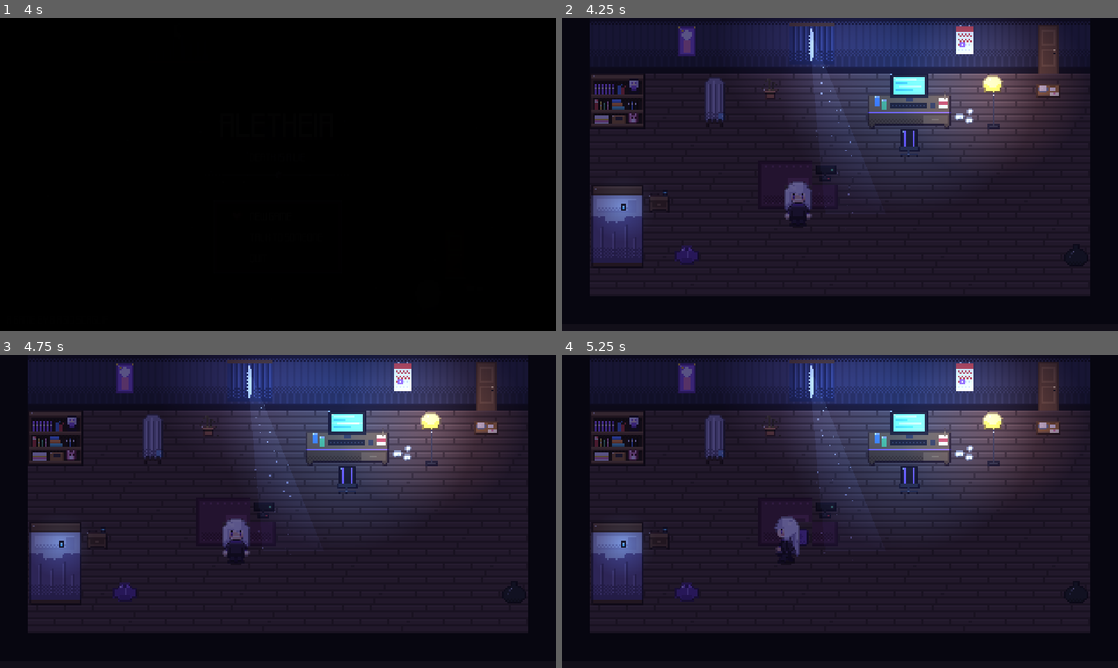
Above: before the commit, frames 1-4 (two rows, left to right).
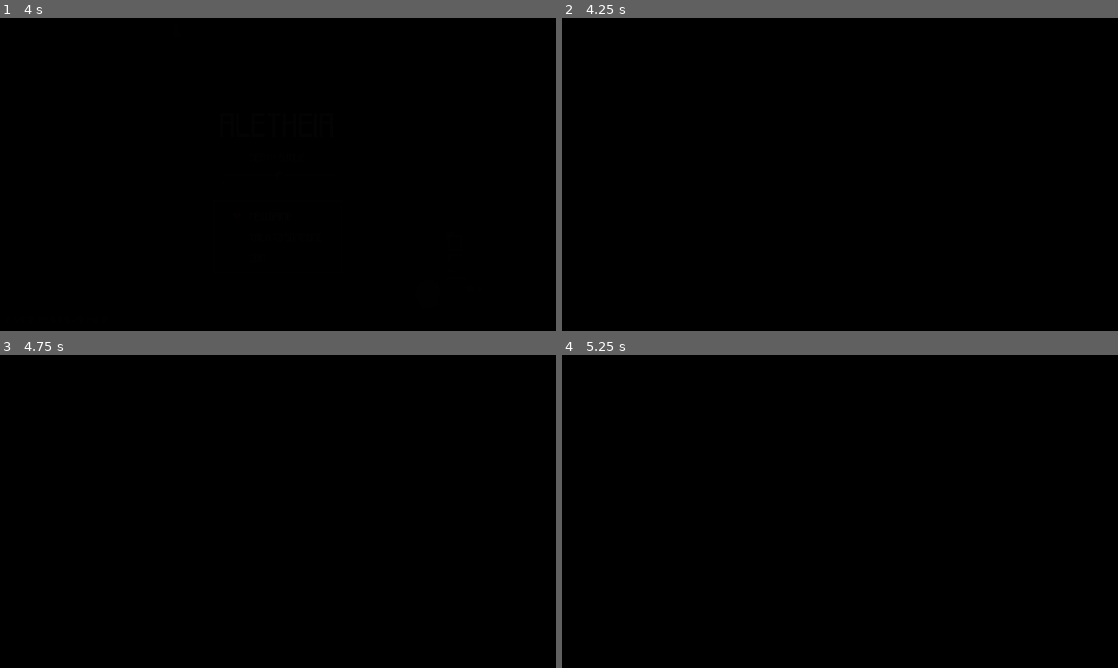
Above: after the commit, the same moments.

Repository: biagio-scaglia/game-dev-appunti
Game: Godot game, scene res://studio_intro/studio_intro.tscn
Two runs of this game, one before a commit and one after it. Both use one fixed random seed, a clock stepped at 60 frames per second and the inputs below. Sound files missing from this copy of the repository are replaced by a short silence.
Inputs (mouse positions are in pixels of both pictures, inside the frame that each line leads up to):
- Up to frame 1 (4 s): tap Enter (ui_accept) at 0.5, 0.77, 2 s; move the mouse to (400, 158) at 0.52 s; hold D 0.53-1.25 s; tap Shift at 0.6 s; click (400, 158) at 0.67 s; drag from (166, 190) to (250, 237) at 1.27 s; move the mouse to (333, 105) at 2.02 s; hold D 2.03-2.75 s; tap J at 2.1 s; click "New Game" at 2.75 s; click "New Game" at 3.5 s
- Up to frame 2 (4.25 s): no input
- Up to frame 3 (4.75 s): drag from (250, 574) to (111, 464) at 4.27 s
- Up to frame 4 (5.25 s): move the mouse to (1006, 558) at 5.02 s; hold A (move_left, bound only before the commit) from 5.03 s (still down); tap Tab (sword_stage, bound only before the commit) at 5.1 s

Frame 1 is identical in both runs. In frame 2, 81% of the frame differs, in the area x 0-100%, y 0-100%; in frame 3, 81%; in frame 4, 81%.

Commit message:
Titolo: New Game passa dalla cutscene, Continue no

Diff:
--- a/stanza/title/title_screen.gd
+++ b/stanza/title/title_screen.gd
@@ -6,8 +6,8 @@
 ## La prima volta che si gioca, prima di tutto, l'avviso sui contenuti (care_note.gd). Poi
 ## dal nero compaiono la scena, il titolo e il sottotitolo, poi il menu:
 ## Continue (solo se c'è un salvataggio) / New Game / Talk to Someone / Quit.
-## Un tasto durante l'apparizione la salta. New Game e Continue: dissolvenza al nero, poi
-## la stanza. Talk to Someone: la pagina coi numeri d'aiuto. Quit: lo schermo si rompe
+## Un tasto durante l'apparizione la salta. New Game: dissolvenza al nero, la cutscene
+## (opening/), poi la stanza. Continue: dissolvenza al nero, poi la stanza. Talk to Someone: la pagina coi numeri d'aiuto. Quit: lo schermo si rompe
 ## come in un incubo (fx/screen_shatter.gd), poi si chiude.
 ## Musica: il lamento del giullare (carillon stonato, valzer lento).
 ##
@@ -27,6 +27,8 @@
 @export var tagline := "Death is a Lie"
 ## La scena del gioco. Vuota = resta qui ed emette solo start_requested (per i test).
 @export_file("*.tscn") var next_scene := "res://main.tscn"
+## La cutscene di New Game, prima della stanza (Continue la salta). Vuota = niente cutscene.
+@export_file("*.tscn") var opening_scene := "res://opening/opening.tscn"
 ## Falso nei test: Quit rompe lo schermo ed emette quit_requested, ma non chiude.
 @export var really_quit := true
 ## L'avviso sui contenuti la prima volta (falso nei test che non lo provano).
@@ -241,8 +243,16 @@
 	t.tween_property(music, "volume_db", -40.0, 1.2)
 	await t.finished
 	start_requested.emit()
-	if next_scene != "":
-		get_tree().change_scene_to_file(next_scene)
+	var target := scene_after_start()
+	if target != "":
+		get_tree().change_scene_to_file(target)
+
+
+## Dove si va dopo: New Game passa dalla cutscene, Continue va dritto nella stanza.
+func scene_after_start() -> String:
+	if next_scene == "":
+		return ""
+	return opening_scene if Main.pending_save.is_empty() and opening_scene != "" else next_scene
 
 
 ## Quit: lo schermo si rompe partendo dalla voce, i pezzi cadono nel buio, poi si chiude.
